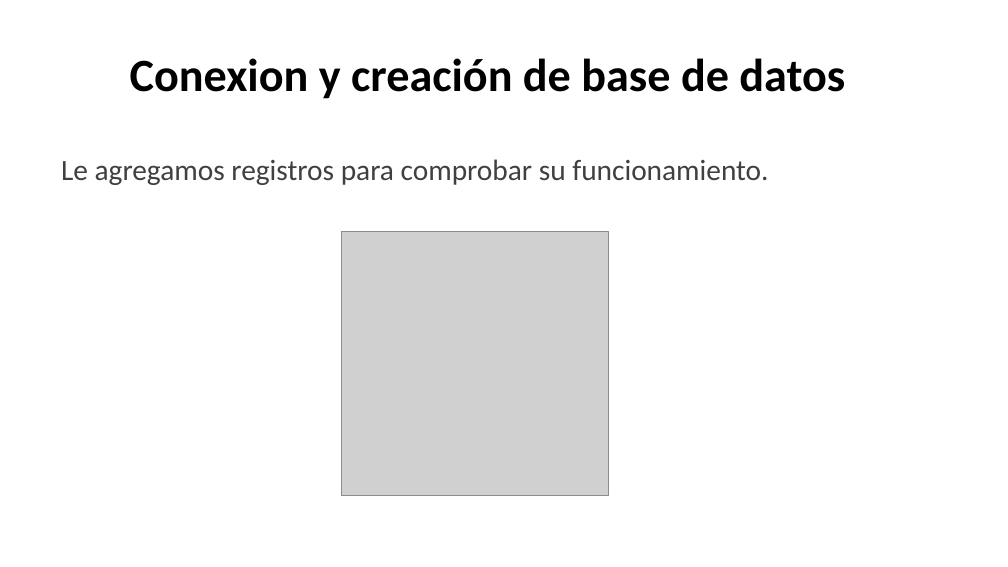
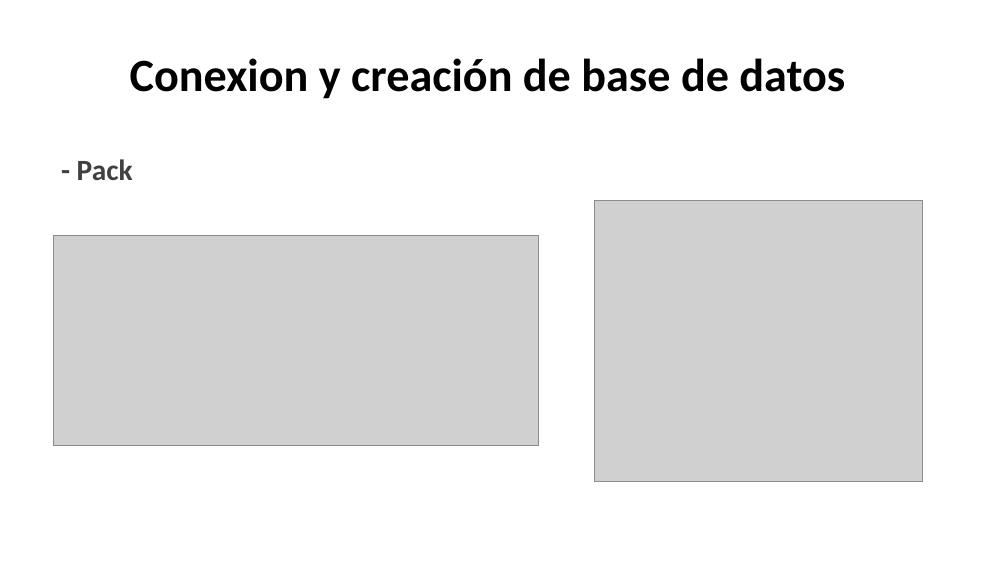
Before and after one commit to Peypa0512/Proyecto_Final, a slide deck: slide 10 of Presentación proyecto.pptx. Drawn at 1008x567 pixels with LibreOffice and Linux fonts; fonts in the diff are those of the drawing; grey boxes stand for pictures. Boxes give left, top, right and bottom in pixels: in the first picture for what was removed or moved away, otherwise in the second. Text is boxed around its words. In the diff, an @@ line names an element or a change of style, - is before the commit and + after.

```diff
--- a/Presentación proyecto.pptx
+++ b/Presentación proyecto.pptx
@@ text at <box>77,159,133,180</box>: text changed; bold on @@
-Le agregamos registros para comprobar su funcionamiento.
+- Pack
@@ picture added at <box>595,200,923,482</box> @@
@@ picture: place and size @@
-picture at <box>342,232,609,496</box>
+picture at <box>54,236,538,446</box>
```
Also in this commit, not shown: 18 other slides changed, 4 slides added, 4 slides removed, 22 other files.
